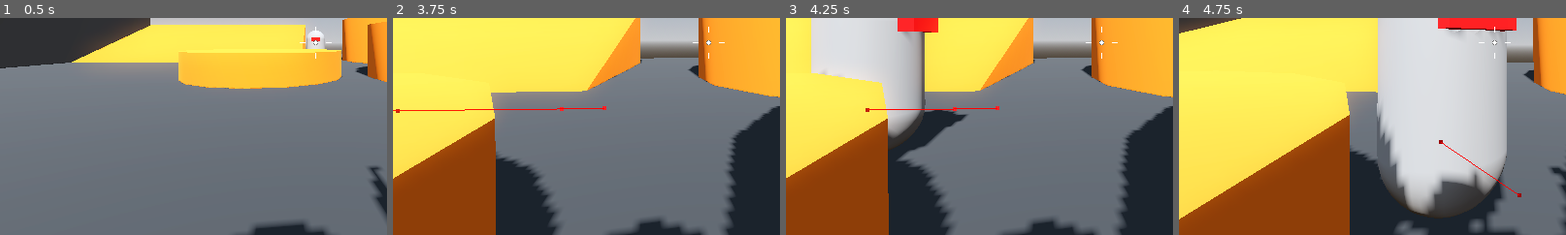
Above: before the commit, frames 1-4 (left to right).
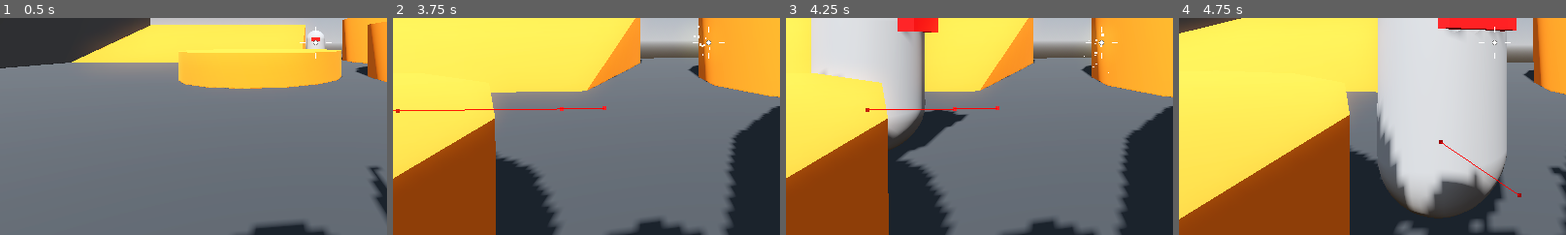
Above: after the commit, the same moments.

Repository: niamh-d/godot-3d-fps
Game: Godot game, scene res://Levels/sandbox.tscn
The game is run twice, just before and just after one commit, with the same random seed, the same clock (stepped at 60 frames per second) and the same inputs.
Inputs (mouse positions are % of the whole screen's width and height, from its top left):
- Up to frame 1 (0.5 s): no input
- Up to frame 2 (3.75 s): tap Enter at 0.5 s; move the mouse to (55, 50) at 0.52 s; press the mouse at (55, 50) at 0.53 s; hold W (move_forward) from 0.53 s (still down); tap Space (jump) at 0.77, 1.52, 3.02 s; move the mouse to (45, 50) at 1.27 s; release the mouse at (45, 50) at 1.28 s; click (45, 50) at 1.35 s; move the mouse to (52, 48) at 2.02 s; press the mouse at (52, 48) at 2.03 s; move the mouse to (49, 52) at 2.77 s; release the mouse at (49, 52) at 2.78 s; click (49, 52) at 2.85 s; move the mouse to (57, 51) at 3.52 s; press the mouse at (57, 51) at 3.53 s
- Up to frame 3 (4.25 s): keep holding W (move_forward); tap Space (jump) at 3.77 s
- Up to frame 4 (4.75 s): keep holding W (move_forward); move the mouse to (42, 49) at 4.27 s; release the mouse at (42, 49) at 4.28 s; click (42, 49) at 4.35 s; tap Space (jump) at 4.52 s
The pictures show only the part of the screen within x 9-59%, y 44-94%; the shares and areas given below are measured in that part.

Frame 1 is identical in both runs. In frame 2, less than 0.1% of the frame differs, in the area x 77-82%, y 3-18%; in frame 3, less than 0.1%, in the area x 76-84%, y 7-26%; in frame 4, nothing differs.

Commit message:
weapon damage spark

Diff:
--- /dev/null
+++ b/Sparks/sparks.tscn
@@ -0,0 +1,91 @@
+[gd_scene load_steps=9 format=3 uid="uid://dr487fhiek60s"]
+
+[sub_resource type="StandardMaterial3D" id="StandardMaterial3D_m218y"]
+emission_enabled = true
+emission = Color(1, 1, 0, 1)
+emission_energy_multiplier = 3.0
+
+[sub_resource type="Curve" id="Curve_863of"]
+_data = [Vector2(0, 1), 0.0, 0.0, 0, 0, Vector2(1, 0), 0.0, 0.0, 0, 0]
+point_count = 2
+
+[sub_resource type="CurveTexture" id="CurveTexture_b8r0o"]
+curve = SubResource("Curve_863of")
+
+[sub_resource type="ParticleProcessMaterial" id="ParticleProcessMaterial_2fbky"]
+spread = 180.0
+initial_velocity_min = 1.0
+initial_velocity_max = 5.0
+scale_min = 0.5
+scale_curve = SubResource("CurveTexture_b8r0o")
+
+[sub_resource type="BoxMesh" id="BoxMesh_t21er"]
+size = Vector3(0.1, 0.1, 0.1)
+
+[sub_resource type="Animation" id="Animation_bkngr"]
+resource_name = "spark"
+step = 0.1
+tracks/0/type = "value"
+tracks/0/imported = false
+tracks/0/enabled = true
+tracks/0/path = NodePath(".:emitting")
+tracks/0/interp = 1
+tracks/0/loop_wrap = true
+tracks/0/keys = {
+"times": PackedFloat32Array(0),
+"transitions": PackedFloat32Array(1),
+"update": 1,
+"values": [true]
+}
+tracks/1/type = "method"
+tracks/1/imported = false
+tracks/1/enabled = true
+tracks/1/path = NodePath(".")
+tracks/1/interp = 1
+tracks/1/loop_wrap = true
+tracks/1/keys = {
+"times": PackedFloat32Array(1),
+"transitions": PackedFloat32Array(1),
+"values": [{
+"args": [],
+"method": &"queue_free"
+}]
+}
+
+[sub_resource type="Animation" id="Animation_5r3wi"]
+length = 0.001
+tracks/0/type = "value"
+tracks/0/imported = false
+tracks/0/enabled = true
+tracks/0/path = NodePath(".:emitting")
+tracks/0/interp = 1
+tracks/0/loop_wrap = true
+tracks/0/keys = {
+"times": PackedFloat32Array(0),
+"transitions": PackedFloat32Array(1),
+"update": 1,
+"values": [false]
+}
+
+[sub_resource type="AnimationLibrary" id="AnimationLibrary_wpms5"]
+_data = {
+"RESET": SubResource("Animation_5r3wi"),
+"spark": SubResource("Animation_bkngr")
+}
+
+[node name="Sparks" type="GPUParticles3D"]
+top_level = true
+material_override = SubResource("StandardMaterial3D_m218y")
+cast_shadow = 0
+emitting = false
+lifetime = 0.5
+one_shot = true
+explosiveness = 1.0
+process_material = SubResource("ParticleProcessMaterial_2fbky")
+draw_pass_1 = SubResource("BoxMesh_t21er")
+
+[node name="AnimationPlayer" type="AnimationPlayer" parent="."]
+libraries = {
+"": SubResource("AnimationLibrary_wpms5")
+}
+autoplay = "spark"
--- a/Weapons/hitscan_weapon.gd
+++ b/Weapons/hitscan_weapon.gd
@@ -5,6 +5,7 @@
 @export var weapon_mesh: Node3D
 @export var weapon_damage := 15
 @export var muffle_flash: GPUParticles3D
+@export var sparks: PackedScene
 
 @onready var cooldown_timer: Timer = $CooldownTimer
 @onready var weapon_pos: Vector3 = weapon_mesh.position
@@ -25,3 +26,6 @@
 	weapon_mesh.position.z += recoil
 	if collider is Enemy:
 		collider.hitpoints -= weapon_damage
+	var spark: GPUParticles3D = sparks.instantiate()
+	add_child(spark)
+	spark.global_position = ray_cast.get_collision_point()
--- a/Weapons/hitscan_weapon.tscn
+++ b/Weapons/hitscan_weapon.tscn
@@ -1,9 +1,11 @@
-[gd_scene load_steps=2 format=3 uid="uid://dn6amw5q5jxhf"]
+[gd_scene load_steps=3 format=3 uid="uid://dn6amw5q5jxhf"]
 
 [ext_resource type="Script" path="res://Weapons/hitscan_weapon.gd" id="1_7unhw"]
+[ext_resource type="PackedScene" uid="uid://dr487fhiek60s" path="res://Sparks/sparks.tscn" id="2_nc4x2"]
 
 [node name="HitscanWeapon" type="Node3D"]
 script = ExtResource("1_7unhw")
+sparks = ExtResource("2_nc4x2")
 
 [node name="CooldownTimer" type="Timer" parent="."]
 one_shot = true
